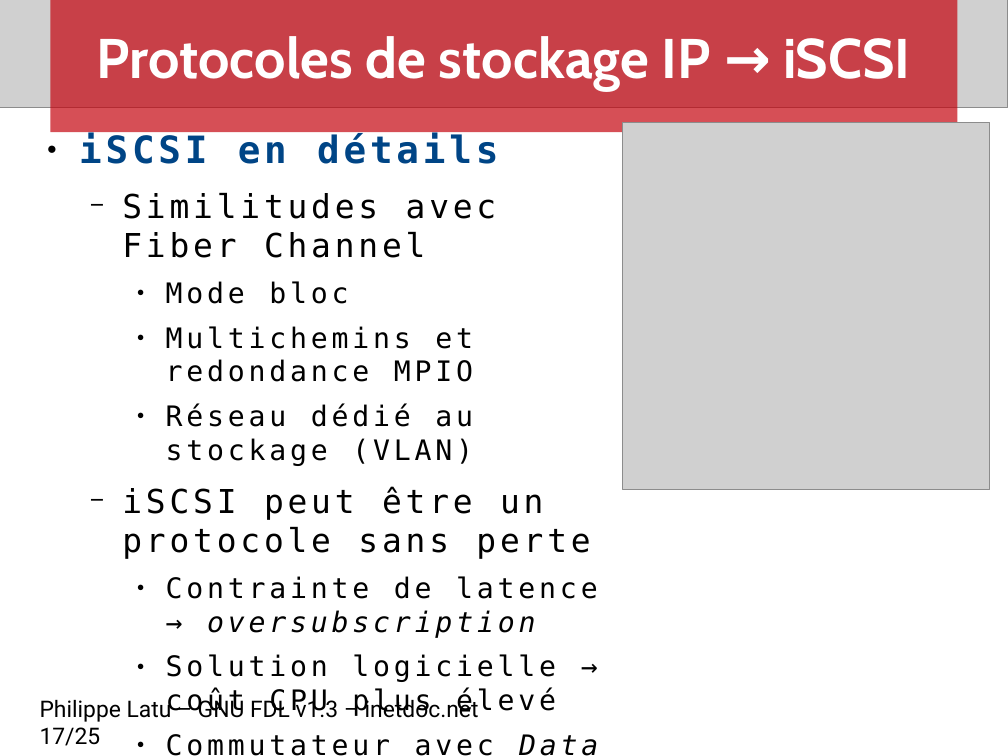
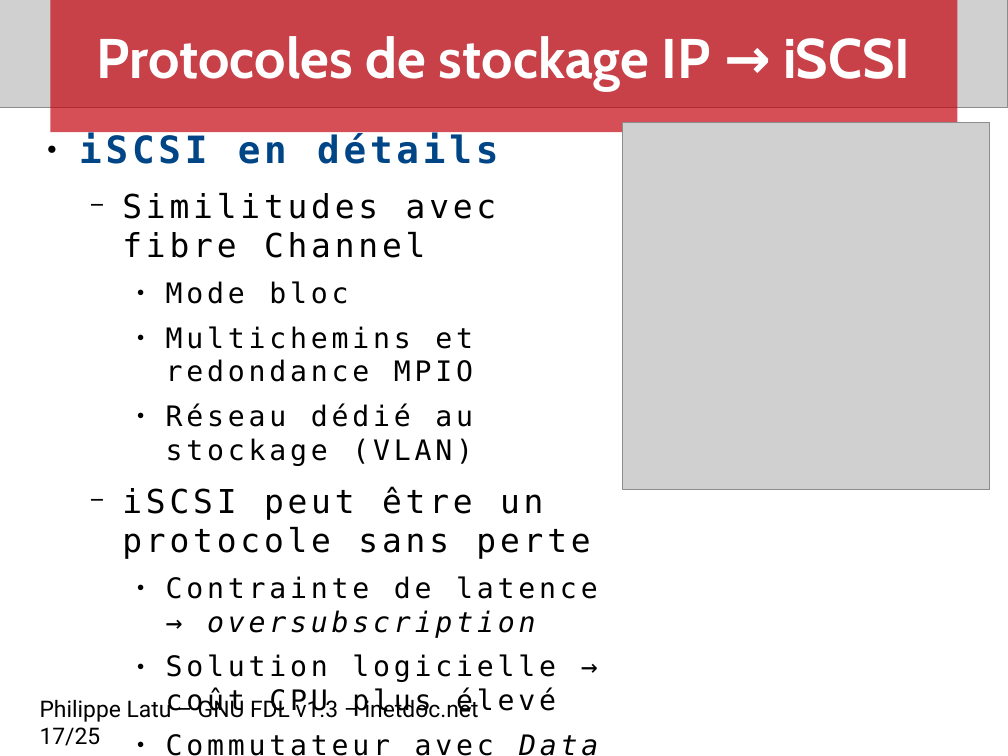
Before and after one commit to platu/inetdoc, a slide deck: slide 17 of presentations/net-storage/net-storage.odp. Drawn at 1008x756 pixels with LibreOffice and Linux fonts; fonts in the diff are those of the drawing; grey boxes stand for pictures. Boxes give left, top, right and bottom in pixels: in the first picture for what was removed or moved away, otherwise in the second. Text is boxed around its words. In the diff, an @@ line names an element or a change of style, - is before the commit and + after.

Commit message:
Présentation stockage réseau
. Corrections typos fibre vs fiber

```diff
--- a/presentations/net-storage/net-storage.odp
+++ b/presentations/net-storage/net-storage.odp
@@ text at (122, 192, 497, 258): text changed @@
-  − Similitudes avec Fiber Channel
+  − Similitudes avec fibre Channel
```
Also in this commit, not shown: 2 other slides changed.
